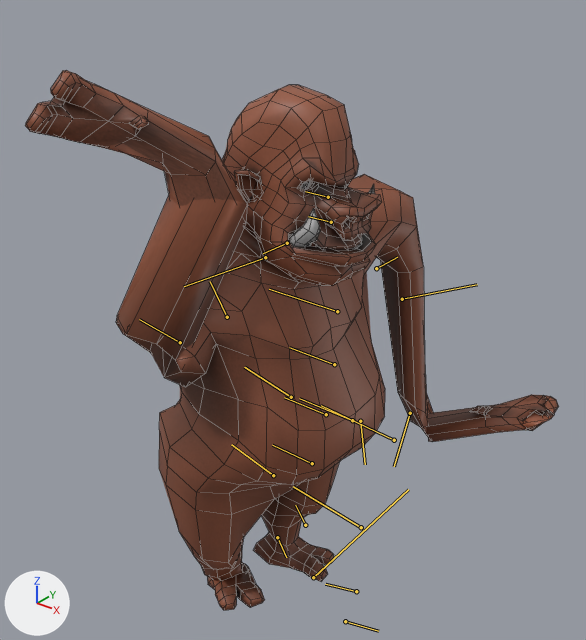
The FBX model KazgarsRevenge/KazgarsRevenge/KazgarsRevengeContent/Models/Enemies/Pigman/pig_idle.fbx, before and after one commit.
Before and after are seen from a 50 mm lens placed at (0.022, -0.0295, 0.0348), pointed at (-0.0019, 0.0004, 0.0163). The lights are fixed; the arrows at lower left show +X, +Y and +Z. Both versions are drawn at frame 15 of the action 'pig_idle'; the numbers are the values there. The bones that bend it are drawn over the model as lines. Mesh edges are drawn as thin lines.

The first picture shows 'pigman_skin'.
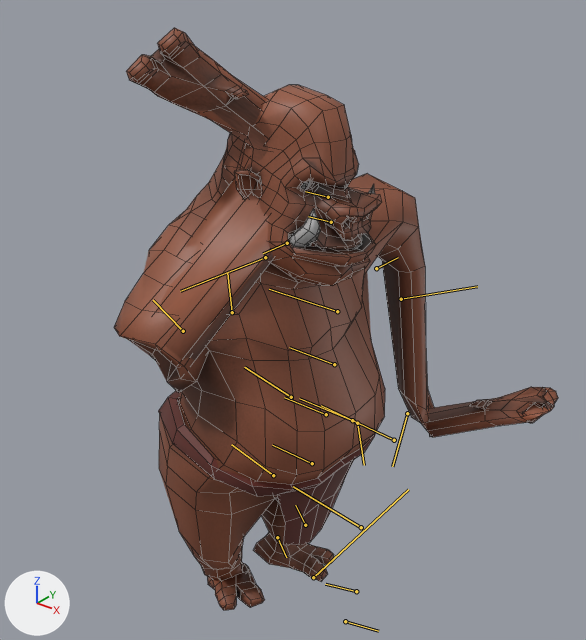
Boxes [x1, y1, x2, y2] around the edits, measured in the pictures (586 x 640 px):
'pigman_skin', posed (17% narrower, 8% taller)
    before: [25, 70, 559, 610]
    after: [114, 28, 558, 610]
bone 'pig_shoulder_L', root to tip
    before: (376, 268) to (397, 257)
    after: (376, 268) to (398, 257)
bone 'pig_arm_low_L', root to tip
    before: (410, 413) to (394, 466)
    after: (407, 413) to (392, 466)
bone 'pig_hand_L', root to tip
    before: (360, 421) to (365, 464)
    after: (357, 423) to (364, 465)
bone 'pig_arm_high_R', root to tip
    before: (265, 257) to (184, 286)
    after: (265, 257) to (180, 291)
bone 'pig_arm_low_R', root to tip
    before: (227, 317) to (210, 281)
    after: (232, 312) to (227, 272)

The change in detail:
Bone 'pig_shoulder_L' (bone_pig_shoulder_l) turns from (0, 0, 0) to (0, 1, -1) degrees about its own x, y and z.
Bone 'pig_arm_low_L' (bone_pig_arm_low_l) turns from (-22, 3, -87) to (-21, 4, -85) degrees about its own x, y and z.
Bone 'pig_hand_L' (bone_pig_hand_l) turns from (-5, 36, 22) to (-5, 35, 23) degrees about its own x, y and z.
Bone 'pig_arm_high_R' (bone_pig_arm_high_r) turns from (4, 17, -2) to (3, 16, -7) degrees about its own x, y and z.
Bone 'pig_arm_low_R' (bone_pig_arm_low_r) turns from (26, -7, 48) to (24, -9, 66) degrees about its own x, y and z.
